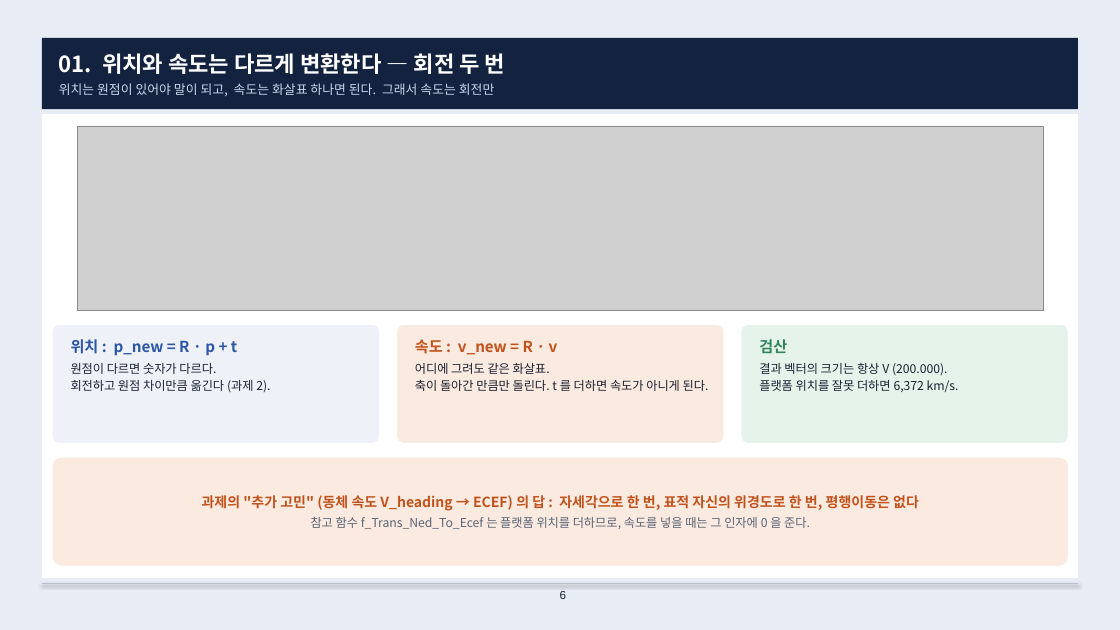
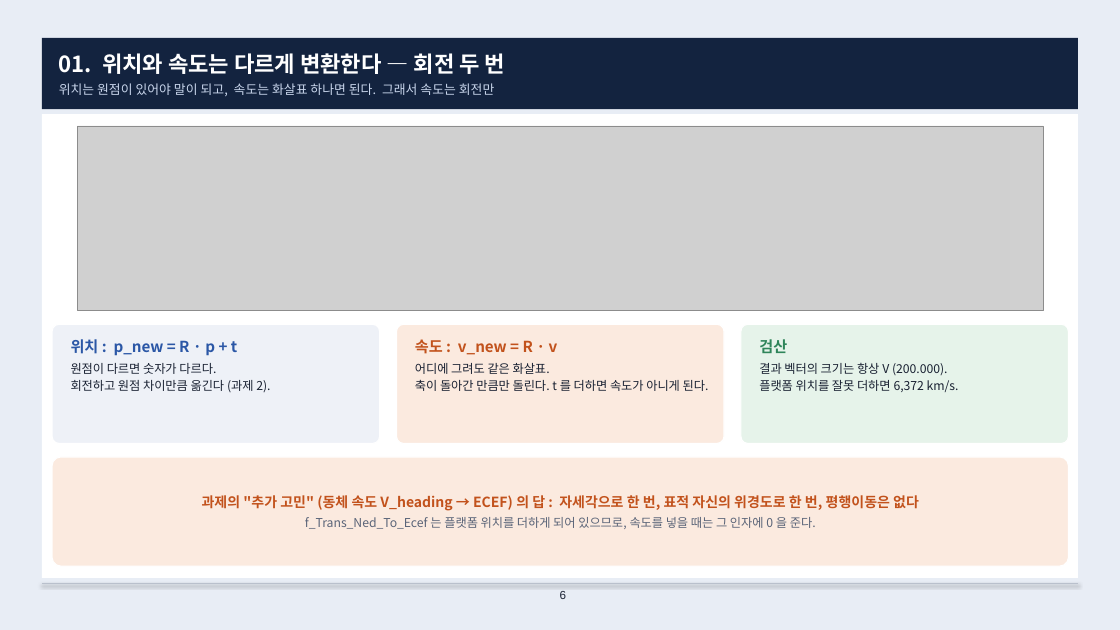
Before and after one commit to harley-hwan/radar-sw-study, a slide deck: slide 6 of Part3_TargetSim/ref/산출물/Chapter3_target_simulation.pptx. Drawn at 1120x630 pixels with LibreOffice and Linux fonts; fonts in the diff are those of the drawing; grey boxes stand for pictures. Boxes give left, top, right and bottom in pixels: in the first picture for what was removed or moved away, otherwise in the second. Text is boxed around its words. In the diff, an @@ line names an element or a change of style, - is before the commit and + after.

```diff
--- a/Part3_TargetSim/ref/산출물/Chapter3_target_simulation.pptx
+++ b/Part3_TargetSim/ref/산출물/Chapter3_target_simulation.pptx
@@ text at <box>305,517,816,529</box>: text changed @@
-참고 함수 f_Trans_Ned_To_Ecef 는 플랫폼 위치를 더하므로, 속도를 넣을 때는 그 인자에 0 을 준다.
+f_Trans_Ned_To_Ecef 는 플랫폼 위치를 더하게 되어 있으므로, 속도를 넣을 때는 그 인자에 0 을 준다.
```
Also in this commit, not shown: 19 other slides changed, 9 slides added, 7 slides removed, 9 other files.
